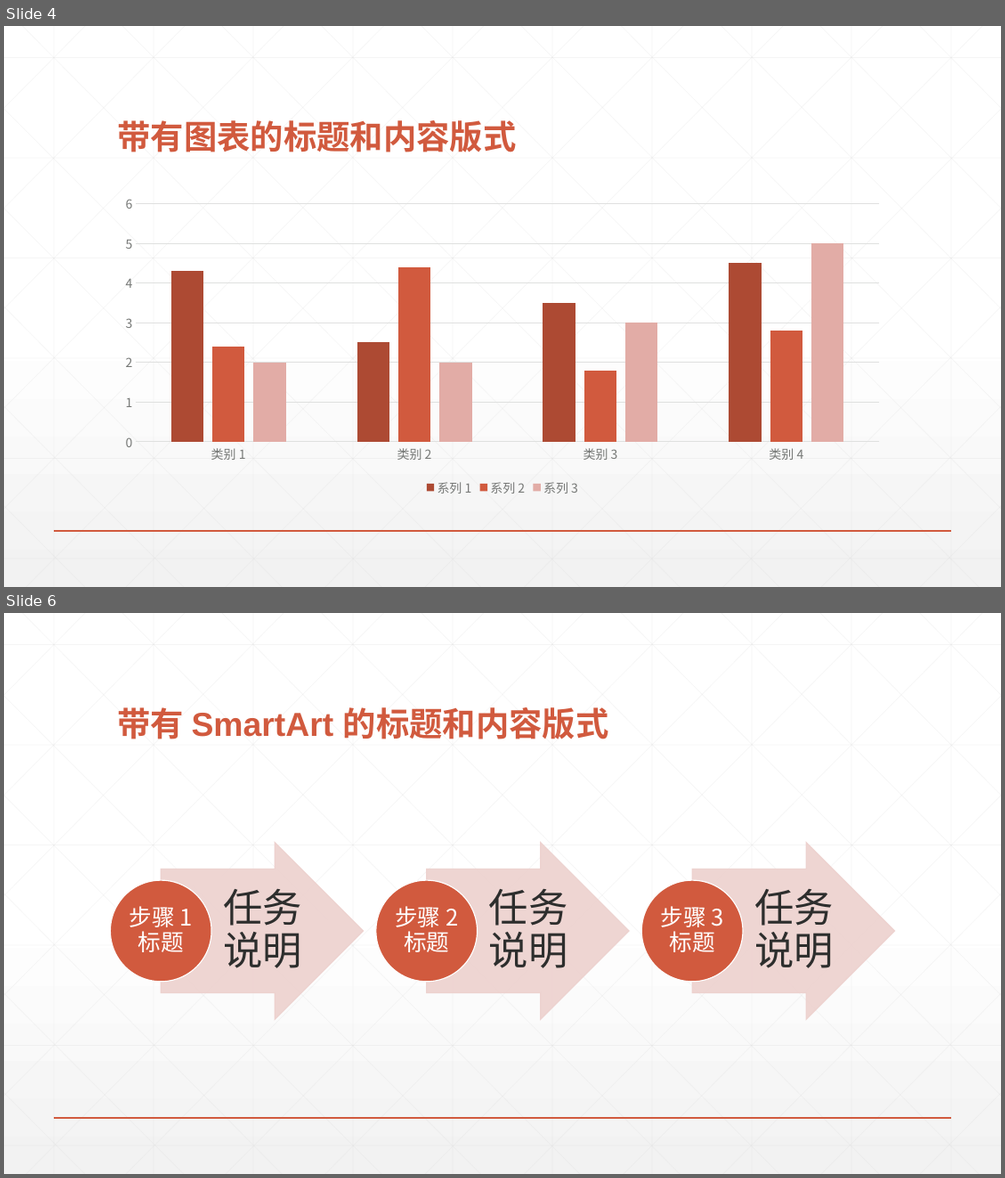
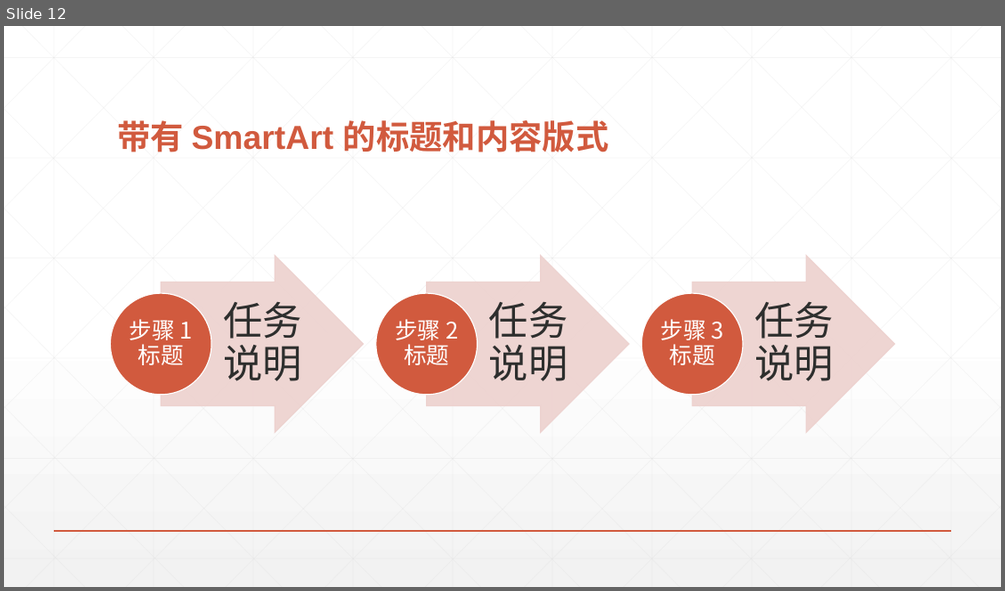
Before and after one commit to taony/Notes-UML, a slide deck: UML建模基础.pptx. Shown one above the other, each under a label of ours: slides 4 and 6 before the commit, slide 12 after it; the slides between them are not shown. The pictures are 1005x1178 and 1005x591 pixels, drawn with LibreOffice and Linux fonts; fonts in the diff are those of the drawing. Boxes give left, top, right and bottom in pixels: in the first picture for what was removed or moved away, otherwise in the second. Text is boxed around its words. In the diff, an @@ line names an element or a change of style, - is before the commit and + after.

```diff
--- a/UML建模基础.pptx
+++ b/UML建模基础.pptx
@@ slide 4 removed at box(4, 26, 1001, 587), background gradient #FFFFFF to #F2F2F2; not listed: 47 template elements that a slide beside it also shows @@
@@ title removed at box(117, 120, 516, 152) @@
-带有图表的标题和内容版式
@@ column chart removed at box(110, 188, 896, 500) @@
-categories: 类别 1, 类别 2, 类别 3, 类别 4
-系列 1: 4.3, 2.5, 3.5, 4.5
-系列 2: 2.4, 4.4, 1.8, 2.8
-系列 3: 2, 2, 3, 5
@@ what was slide 6 is now slide 12 @@
```
Also in this commit, not shown: 1 slide changed, 9 slides added, 2 other slides removed, 1 other file.
